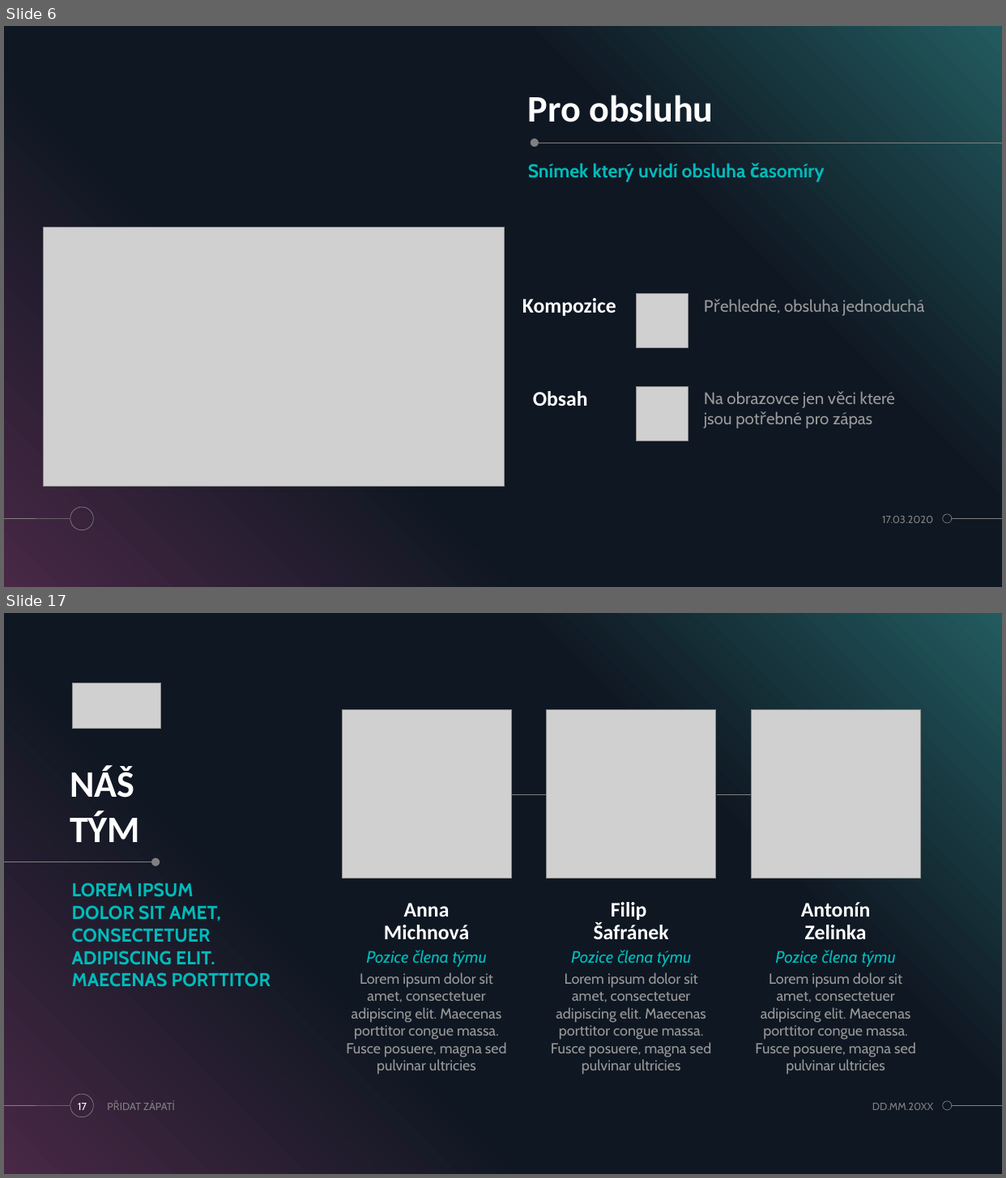
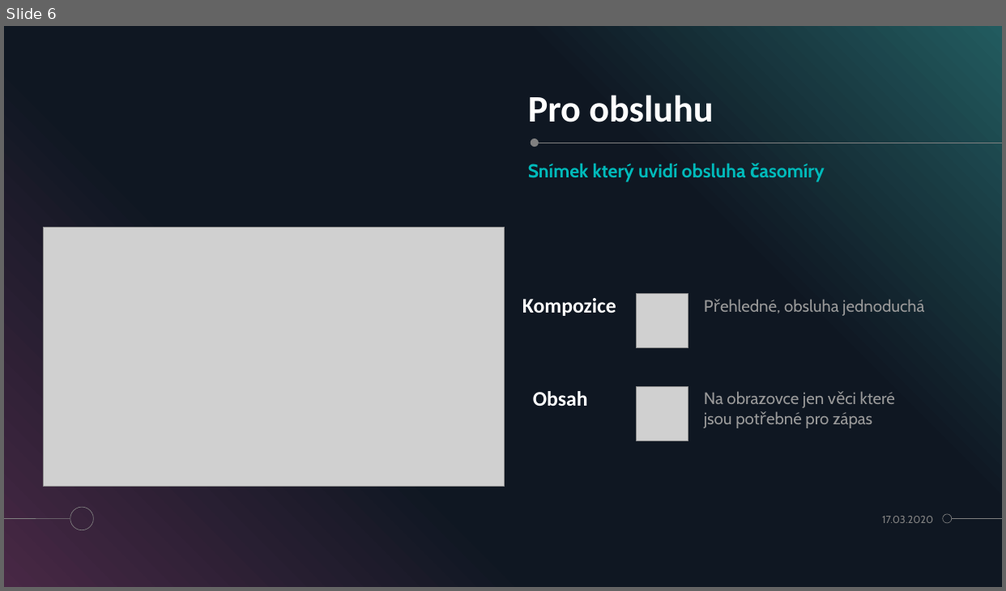
Before and after one commit to OpecenaPalacinka/UUR, a slide deck: Casomira/Prezentace casomiry.pptx. Shown one above the other, each under a label of ours: slides 6 and 17 before the commit, slide 6 after it; the slides between them are not shown. The pictures are 1006x1178 and 1006x591 pixels, drawn with LibreOffice and Linux fonts; fonts in the diff are those of the drawing; grey boxes stand for pictures. Boxes give left, top, right and bottom in pixels: in the first picture for what was removed or moved away, otherwise in the second. Text is boxed around its words. In the diff, an @@ line names an element or a change of style, - is before the commit and + after.

```diff
--- a/Casomira/Prezentace casomiry.pptx
+++ b/Casomira/Prezentace casomiry.pptx
@@ slide 17 removed at box(4, 613, 1002, 1174), background #000000; not listed: 5 template elements that a slide beside it also shows @@
@@ picture removed at box(72, 683, 160, 728) @@
@@ picture removed at box(343, 709, 512, 879) @@
@@ picture removed at box(547, 709, 716, 879) @@
@@ picture removed at box(751, 709, 920, 879) @@
@@ title removed at box(70, 766, 140, 842) @@
-NÁŠ
-TÝM
@@ line removed from (512, 795) to (547, 795) @@
@@ line removed from (717, 794) to (752, 794) @@
@@ line removed from (4, 862) to (154, 862) @@
@@ ellipse removed at box(151, 858, 160, 866) @@
@@ text removed at box(72, 883, 270, 987) @@
-LOREM IPSUM
-DOLOR SIT AMET, CONSECTETUER ADIPISCING ELIT. MAECENAS PORTTITOR
@@ text removed at box(384, 903, 469, 939) @@
-Anna
-Michnová
@@ text removed at box(594, 902, 669, 939) @@
-Filip
-Šafránek
@@ text removed at box(801, 902, 870, 939) @@
-Antonín
-Zelinka
@@ text removed at box(366, 951, 487, 967) @@
-Pozice člena týmu
@@ text removed at box(571, 951, 691, 967) @@
-Pozice člena týmu
@@ text removed at box(775, 951, 896, 967) @@
-Pozice člena týmu
@@ text removed at box(346, 973, 507, 1075) @@
-Lorem ipsum dolor sit amet, consectetuer adipiscing elit. Maecenas porttitor congue massa. Fusce posuere, magna sed pulvinar ultricies
@@ text removed at box(551, 973, 712, 1075) @@
-Lorem ipsum dolor sit amet, consectetuer adipiscing elit. Maecenas porttitor congue massa. Fusce posuere, magna sed pulvinar ultricies
@@ text removed at box(755, 973, 916, 1075) @@
-Lorem ipsum dolor sit amet, consectetuer adipiscing elit. Maecenas porttitor congue massa. Fusce posuere, magna sed pulvinar ultricies
@@ page number removed at box(78, 1103, 87, 1110) @@
-17
@@ text removed at box(143, 1101, 175, 1110) @@
-PŘIDAT ZÁPATÍ
@@ text removed at box(872, 1103, 933, 1110) @@
-DD.MM.20XX
```
Also in this commit, not shown: 1 slide changed, 2 slides added, 18 other slides removed.
